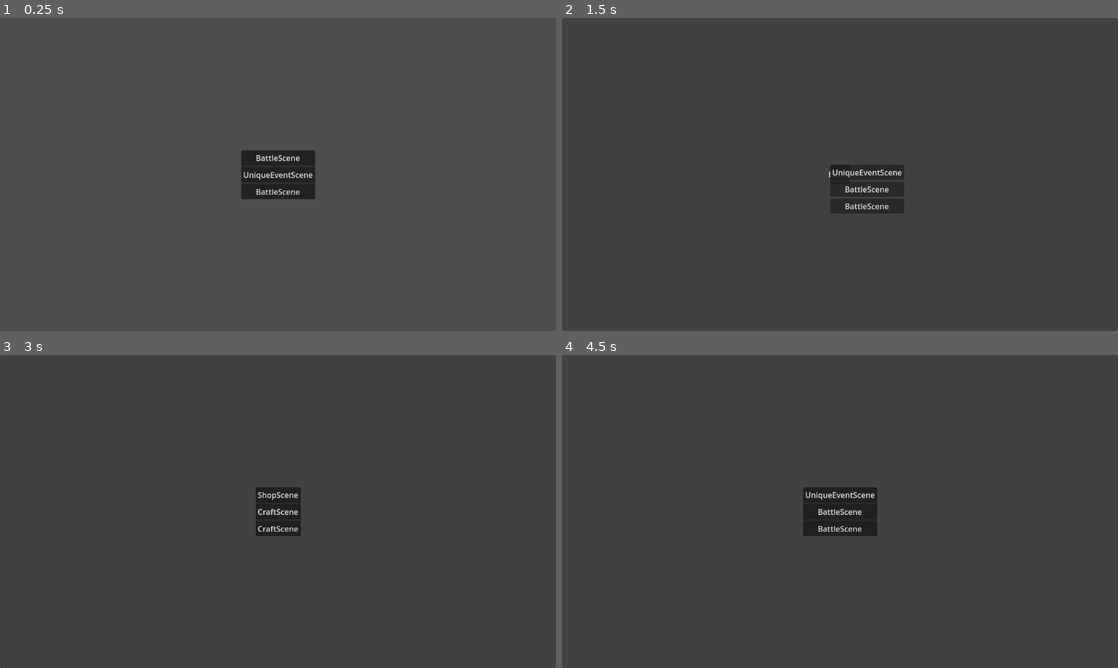
Above: before the commit, frames 1-4 (two rows, left to right).
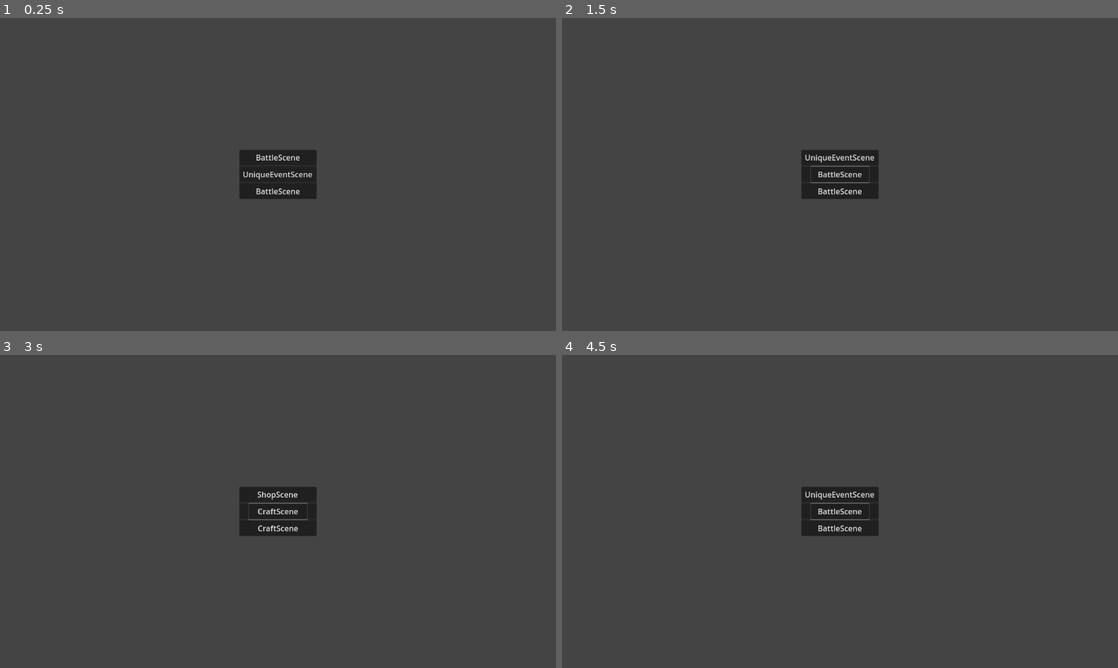
Above: after the commit, the same moments.

Repository: Moonlit-Cafe/MLCProject1
Game: Godot game, scene res://scenes/main.tscn
Two runs of this game, one before a commit and one after it. Both use one fixed random seed, a clock stepped at 60 frames per second and the inputs below.
Inputs:
- Up to frame 1 (0.25 s): no input
- Up to frame 2 (1.5 s): click "BattleScene" at 0.5 s; click "Battle" at 1.25 s
- Up to frame 3 (3 s): click "UniqueEventScene" at 2 s; click "Next Scene" at 2.75 s
- Up to frame 4 (4.5 s): click "Next Scene" at 3.5 s; click "Next Scene" at 4.25 s

The runs differ from the first frame. In frame 1, 0.4% of the frame differs, in the area x 43-57%, y 42-58%; in frame 2, 2.4%, in the area x 0-100%, y 0-100%; in frame 3, 1.1%; in frame 4, 0.4%.

Commit message:
Merging current scene work into AIVIBELAND

Diff:
--- a/scenes/events/battle_scene.tscn
+++ b/scenes/events/battle_scene.tscn
@@ -12,10 +12,17 @@
 script = ExtResource("1_w5vvb")
 
 [node name="Button" type="Button" parent="."]
+custom_minimum_size = Vector2(120, 32)
 layout_mode = 1
-anchors_preset = 15
-anchor_right = 1.0
-anchor_bottom = 1.0
+anchors_preset = 8
+anchor_left = 0.5
+anchor_top = 0.5
+anchor_right = 0.5
+anchor_bottom = 0.5
+offset_left = -27.5
+offset_top = -15.5
+offset_right = 27.5
+offset_bottom = 15.5
 grow_horizontal = 2
 grow_vertical = 2
 text = "Battle"
--- a/scenes/events/craft_scene.tscn
+++ b/scenes/events/craft_scene.tscn
@@ -12,10 +12,18 @@
 script = ExtResource("1_x3f3i")
 
 [node name="Button" type="Button" parent="."]
+z_index = -1
+custom_minimum_size = Vector2(120, 32)
 layout_mode = 1
-anchors_preset = 15
-anchor_right = 1.0
-anchor_bottom = 1.0
+anchors_preset = 8
+anchor_left = 0.5
+anchor_top = 0.5
+anchor_right = 0.5
+anchor_bottom = 0.5
+offset_left = -47.5
+offset_top = -15.5
+offset_right = 47.5
+offset_bottom = 15.5
 grow_horizontal = 2
 grow_vertical = 2
 text = "Next Scene"
--- a/scenes/events/shop_scene.tscn
+++ b/scenes/events/shop_scene.tscn
@@ -12,10 +12,18 @@
 script = ExtResource("1_d4n0x")
 
 [node name="Button" type="Button" parent="."]
+z_index = -1
+custom_minimum_size = Vector2(120, 32)
 layout_mode = 1
-anchors_preset = 15
-anchor_right = 1.0
-anchor_bottom = 1.0
+anchors_preset = 8
+anchor_left = 0.5
+anchor_top = 0.5
+anchor_right = 0.5
+anchor_bottom = 0.5
+offset_left = -47.5
+offset_top = -15.5
+offset_right = 47.5
+offset_bottom = 15.5
 grow_horizontal = 2
 grow_vertical = 2
 text = "Next Scene"
--- a/scenes/events/unique_event_scene.tscn
+++ b/scenes/events/unique_event_scene.tscn
@@ -15,10 +15,17 @@
 events = Array[ExtResource("2_0arow")]([ExtResource("3_544vt")])
 
 [node name="Button" type="Button" parent="."]
+custom_minimum_size = Vector2(120, 32)
 layout_mode = 1
-anchors_preset = 15
-anchor_right = 1.0
-anchor_bottom = 1.0
+anchors_preset = 8
+anchor_left = 0.5
+anchor_top = 0.5
+anchor_right = 0.5
+anchor_bottom = 0.5
+offset_left = -47.5
+offset_top = -15.5
+offset_right = 47.5
+offset_bottom = 15.5
 grow_horizontal = 2
 grow_vertical = 2
 text = "Next Scene"
--- a/scenes/prog_scene.tscn
+++ b/scenes/prog_scene.tscn
@@ -67,6 +67,8 @@
 priority = 1
 metadata/_custom_type_script = "uid://bvhk0ewqwsact"
 
+[sub_resource type="CanvasTexture" id="CanvasTexture_2j0dp"]
+
 [node name="ProgScene" type="CanvasLayer" node_paths=PackedStringArray("button_container", "scene_holder")]
 script = ExtResource("1_dix4w")
 event_references = Array[ExtResource("2_htg7h")]([SubResource("Resource_htg7h"), SubResource("Resource_463di"), SubResource("Resource_xrf0x"), SubResource("Resource_h63nn"), SubResource("Resource_l5ql0"), SubResource("Resource_ojfb3")])
@@ -82,17 +84,29 @@
 grow_vertical = 2
 
 [node name="EventButtonContainer" type="PanelContainer" parent="."]
+custom_minimum_size = Vector2(120, 102)
 anchors_preset = 8
 anchor_left = 0.5
 anchor_top = 0.5
 anchor_right = 0.5
 anchor_bottom = 0.5
-offset_left = -20.0
-offset_top = -20.0
-offset_right = 20.0
-offset_bottom = 20.0
+offset_left = -80.0
+offset_top = -51.0
+offset_right = 80.0
+offset_bottom = 51.0
 grow_horizontal = 2
 grow_vertical = 2
 
 [node name="VBoxContainer" type="VBoxContainer" parent="EventButtonContainer"]
 layout_mode = 2
+
+[node name="PLACEHOLDER BG" type="TextureRect" parent="."]
+modulate = Color(0.2484, 0.2484, 0.2484, 0.631373)
+z_index = -99
+anchors_preset = 15
+anchor_right = 1.0
+anchor_bottom = 1.0
+grow_horizontal = 2
+grow_vertical = 2
+mouse_filter = 2
+texture = SubResource("CanvasTexture_2j0dp")
Not shown: 1 places in scenes/prog_scene.tscn that only renumber resources
